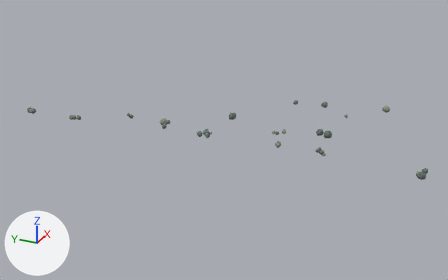
A saved change to the glTF model demo/tropical_harbor_3d/assets/reference/rocks.glb.
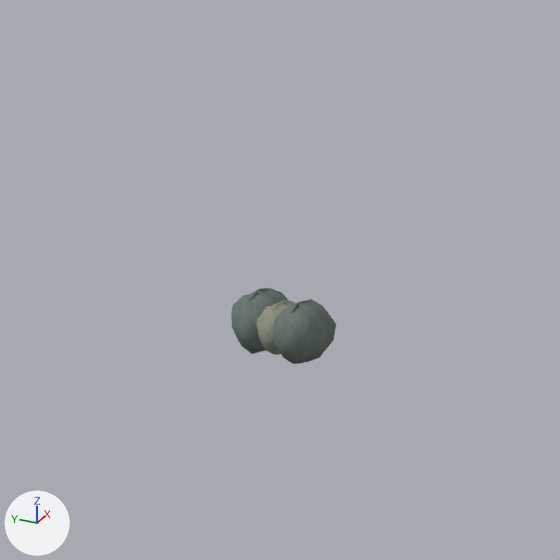
Old and new are each drawn whole from a 50 mm camera at (-97.4, -83.3, 54.4) aimed at (17.0, -31.8, -2.9) and again close up on the part from 2% to 12% of the width and 30% to 47% of the height. Arrows for +X, +Y and +Z are at lower left; the lights stay in place. The older version's two pictures come first. Where no turn or scale is listed for an object, it has been applied to the vertices. Vertices at exactly the same position are counted once.

The scene before the commit, as lines of its bpy script (objects in view):
```python
me_bank_boulder_039 = bpy.data.meshes.new('Bank_Boulder.039')
me_bank_boulder_039.from_pydata(...)  # 1820 vertices, 3120 faces; spans x -91.8..-69.0, y -25.1..64.8, z -0.8..4.7
me_bank_boulder_039.materials.append(mat_ref_rockdark)  # picture img_ref_rockdark_color
me_bank_boulder_040 = bpy.data.meshes.new('Bank_Boulder.040')
me_bank_boulder_040.from_pydata(...)  # 1190 vertices, 2040 faces; spans x -53.9..-29.2, y -5.9..82.2, z -0.6..5.2
me_bank_boulder_040.materials.append(mat_ref_rock)  # picture img_ref_rock_color
ob_solid_ref_rock = bpy.data.objects.new('Solid_Ref_Rock', me_bank_boulder_040)
ob_solid_ref_rock.location = (60.53, -68.76, 0.36)
ob_solid_ref_rockdark = bpy.data.objects.new('Solid_Ref_RockDark', me_bank_boulder_039)
ob_solid_ref_rockdark.location = (98.16, -50.65, 0.54)
```
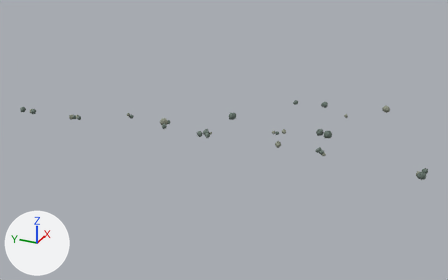
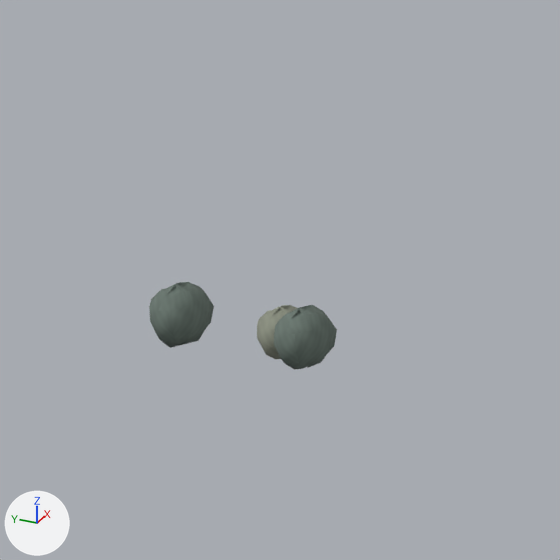
The change in detail:
me_bank_boulder_040 is used by ob_solid_ref_rock; location (60.53, -68.76, 0.36).
me_bank_boulder_040 had 1190 vertices, 2040 faces and spanned x -53.9..-29.2, y -5.9..82.2, z -0.6..5.2.
me_bank_boulder_040 now has 1190 vertices, 2040 faces and spans x -53.9..-29.2, y -5.9..82.2, z -0.7..5.2.
me_bank_boulder_040 part 1: the loose piece of 70 vertices spanning x -53.9..-52.7, y 81.3..82.2, z -0.6..0.5 is moved by (0.0, 0.0, -0.1).
Other edits to the shape of me_bank_boulder_040 do not show in these pictures.
me_bank_boulder_039 is used by ob_solid_ref_rockdark; location (98.16, -50.65, 0.54).
me_bank_boulder_039 had 1820 vertices, 3120 faces and spanned x -91.8..-69.0, y -25.1..64.8, z -0.8..4.7.
me_bank_boulder_039 now has 1820 vertices, 3120 faces and spans x -91.8..-69.0, y -25.1..66.7, z -0.9..4.7.
me_bank_boulder_039 part 2: the loose piece of 70 vertices spanning x -91.6..-90.2, y 63.7..64.8, z -0.8..0.5 is moved by (-0.2, 1.9, -0.1).
me_bank_boulder_039 part 3: the loose piece of 70 vertices spanning x -91.8..-90.3, y 62.6..63.6, z -0.8..0.5 is moved by (0.0, 0.0, -0.1).
Other edits to the shape of me_bank_boulder_039 do not show in these pictures.

What differs and where, as boxes [x1, y1, x2, y2] in the close-ups (560 x 560 px; the box of a moved part takes in the faces that stretch with it):
'Solid_Ref_RockDark', reshaped: before [231, 288, 336, 364]; after [149, 282, 337, 369]
'Solid_Ref_Rock', reshaped: before [256, 300, 296, 355]; after [257, 305, 297, 359]
part 2 of me_bank_boulder_039, moved or reshaped: before [231, 288, 288, 354]; after [149, 282, 214, 348]
part 3 of me_bank_boulder_039, moved or reshaped: before [273, 299, 336, 364]; after [274, 305, 337, 369]
